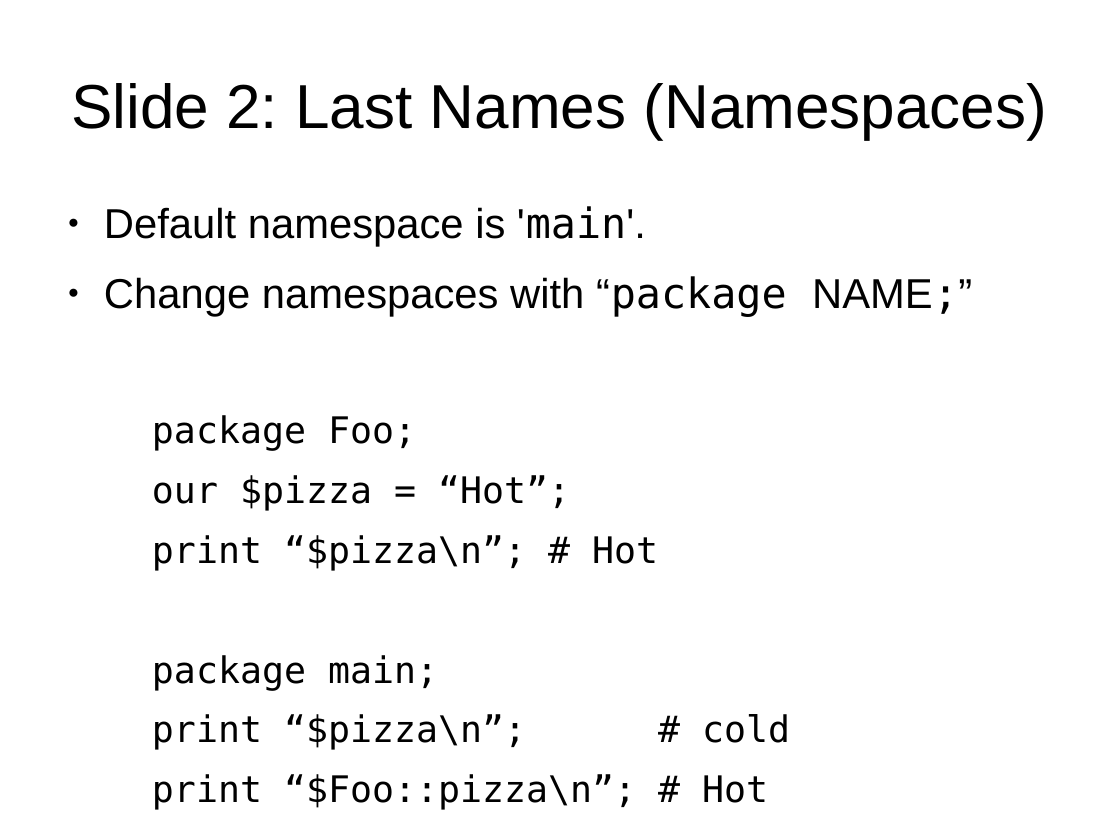
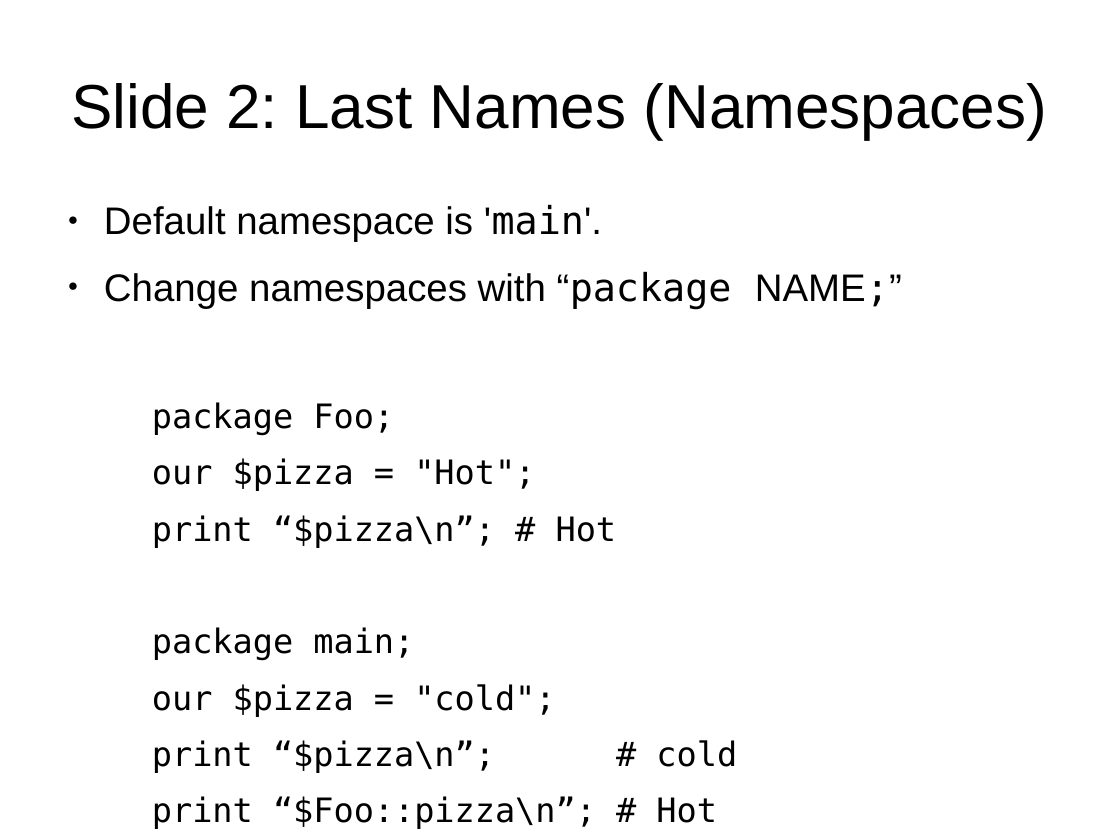
Before and after one commit to daoswald/introperl-slides, a slide deck: slide 6 of 1-4-p-subs.odp. Drawn at 1120x840 pixels with LibreOffice and Linux fonts; fonts in the diff are those of the drawing. Boxes give left, top, right and bottom in pixels: in the first picture for what was removed or moved away, otherwise in the second. Text is boxed around its words. In the diff, an @@ line names an element or a change of style, - is before the commit and + after.

```diff
--- a/1-4-p-subs.odp
+++ b/1-4-p-subs.odp
@@ text at [104, 204, 902, 829]: size 29.6 to 27.2 pt in "Default namespace is 'main'.", "Change namespaces with “package NAME;”"; size 25.9 to 23.8 pt in "package Foo;", "print “$pizza\n”; # Hot", "package main;", "print “$pizza\n”; # cold" and 1 more places @@
@@ text at [152, 458, 535, 491]: text changed; size 25.9 to 23.8 pt @@
-  our $pizza = “Hot”;
+  our $pizza = "Hot";
@@ text at [152, 684, 555, 717]: paragraph added @@
+  our $pizza = "cold";
```
Also in this commit, not shown: 2 other slides changed, 1 other file.
